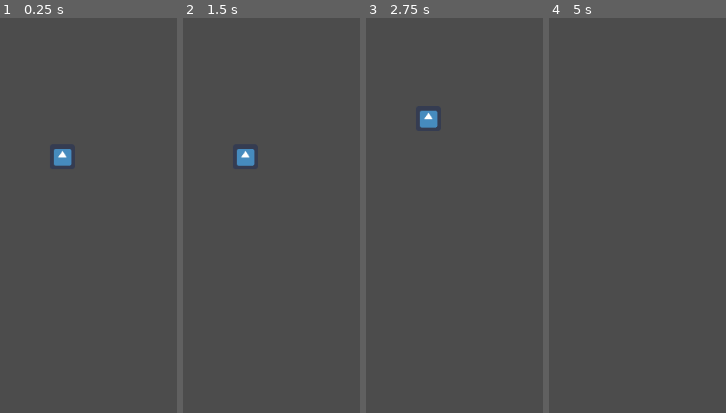
Above: before the commit, frames 1-4 (left to right).
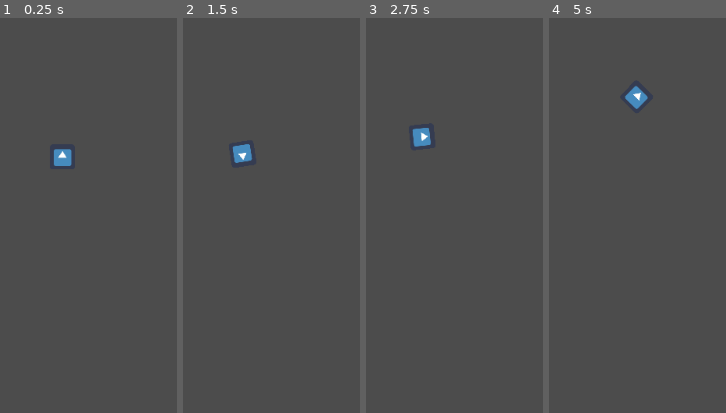
Above: after the commit, the same moments.

Repository: lorayeeunkoo/TrashedInSpace
Game: Godot game, scene res://ropeTest.tscn
Two runs of this game, one before a commit and one after it. Both use one fixed random seed, a clock stepped at 60 frames per second and the inputs below. This scene is started directly instead of the project's main scene. The engine's default icon, where the game draws it, is replaced by a stand-in: a white triangle on a blue panel in a dark square.
Inputs:
- Up to frame 1 (0.25 s): no input
- Up to frame 2 (1.5 s): tap Enter at 0.5 s; hold Right (ui_right) 0.53-1.28 s; tap Space at 1.25 s; hold Down (ui_down) from 1.28 s (still down)
- Up to frame 3 (2.75 s): release Down (ui_down) at 2.03 s; hold Right (ui_right) from 2.03 s (still down)
- Up to frame 4 (5 s): release Right (ui_right) at 2.78 s; hold Up (ui_up) 2.78-3.53 s; hold Left (ui_left) from 3.53 s (still down)

The runs differ from the first frame. In frame 1, less than 0.1% of the frame differs, in the area x 30-41%, y 33-38%; in frame 2, 0.4%; in frame 3, 0.9%, in the area x 25-41%, y 23-33%; in frame 4, 0.5%.

Commit message:
rope added

Diff:
--- a/anchor.gd
+++ b/anchor.gd
@@ -39,11 +39,11 @@
 	var torque = 0
 
 	if Input.is_action_pressed('ui_up'):
-		force = Vector2(0,-40)
-#		force = force.rotated(small_ship.rot)
+		force = Vector2(0,-180)
+		force = force.rotated(small_ship.global_rotation)
 	if Input.is_action_pressed('ui_down'):
-		force = Vector2(0,40)
-#		force = force.rotated(small_ship.rot)
+		force = Vector2(0,180)
+		force = force.rotated(small_ship.global_rotation)
 	if Input.is_action_pressed('ui_left'):
 		torque -= 5
 	if Input.is_action_pressed('ui_right'):
@@ -52,7 +52,7 @@
 
 #	applied_torque = torque
 #	applied_force = force
-	last_link.apply_impulse(Vector2(0,0),force)
+	small_ship.apply_impulse(Vector2(0,0),force)
 
-	last_link.apply_impulse(Vector2(20,0),Vector2(0,torque))
-	last_link.apply_impulse(Vector2(-20,0),Vector2(0,-torque))
+	small_ship.apply_impulse(Vector2(4,0),Vector2(0,torque))
+	small_ship.apply_impulse(Vector2(-4,0),Vector2(0,-torque))
--- a/link.tscn
+++ b/link.tscn
@@ -11,7 +11,7 @@
 collision_layer = 1
 collision_mask = 1
 mode = 0
-mass = 1.0
+mass = 0.25
 friction = 1.0
 bounce = 0.0
 gravity_scale = 0.0
--- a/root.tscn
+++ b/root.tscn
@@ -3,7 +3,7 @@
 [ext_resource path="res://icon.png" type="Texture" id=1]
 [ext_resource path="res://ship.tscn" type="PackedScene" id=2]
 
-[node name="root" type="Node" index="0"]
+[node name="root" type="Node"]
 
 [node name="Sprite" type="Sprite" parent="." index="0"]
 
--- a/ropeTest.tscn
+++ b/ropeTest.tscn
@@ -7,7 +7,7 @@
 custom_solver_bias = 0.0
 radius = 10.0
 
-[node name="Node" type="Node"]
+[node name="Node" type="Node" index="0"]
 
 [node name="Camera2D" type="Camera2D" parent="." index="0"]
 
--- a/small_ship.tscn
+++ b/small_ship.tscn
@@ -14,7 +14,7 @@
 collision_layer = 1
 collision_mask = 1
 mode = 0
-mass = 1.0
+mass = 5.0
 friction = 1.0
 bounce = 0.0
 gravity_scale = 1.0
@@ -25,10 +25,11 @@
 sleeping = false
 can_sleep = true
 linear_velocity = Vector2( 0, 0 )
-linear_damp = -1.0
+linear_damp = 10.0
 angular_velocity = 0.0
 angular_damp = -1.0
 script = ExtResource( 1 )
+_sections_unfolded = [ "Linear" ]
 
 [node name="Sprite" type="Sprite" parent="." index="0"]
 
